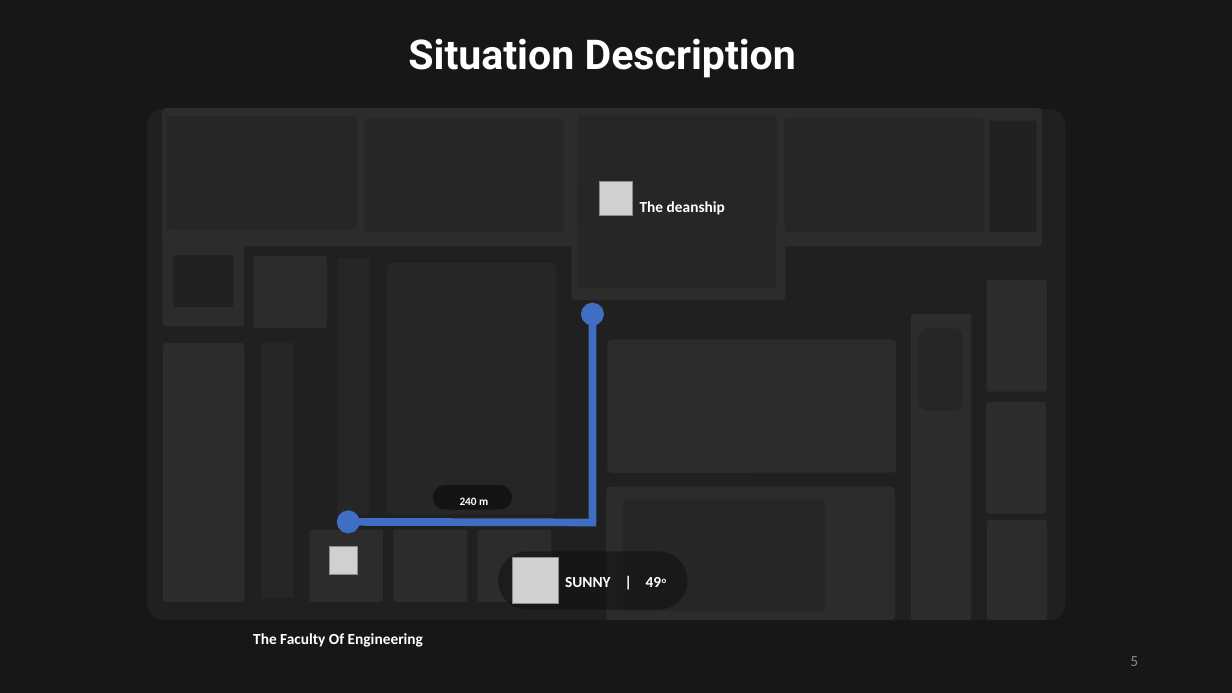
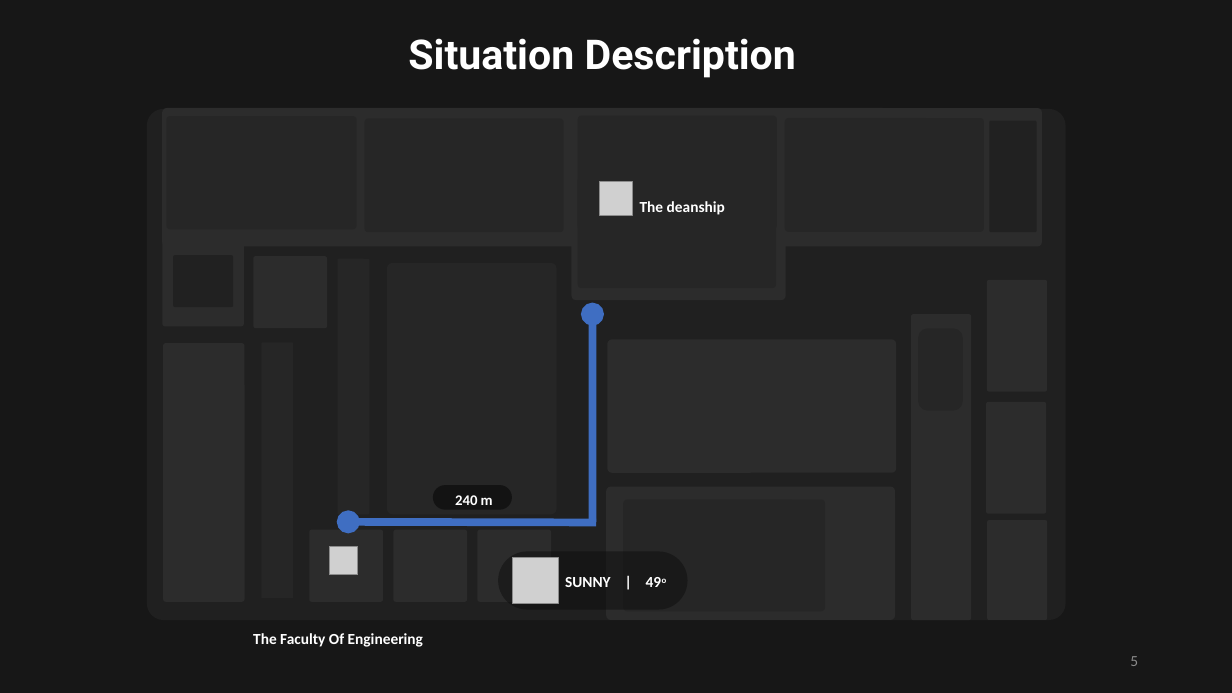
Before and after one commit to Mhd-Ghd/on-campus-delivery-robot, a slide deck: slide 5 of reports/report-2/Press#2.pptm. Drawn at 1232x693 pixels with LibreOffice and Linux fonts; fonts in the diff are those of the drawing; grey boxes stand for pictures. Boxes give left, top, right and bottom in pixels: in the first picture for what was removed or moved away, otherwise in the second. Text is boxed around its words. In the diff, an @@ line names an element or a change of style, - is before the commit and + after.

```diff
--- a/reports/report-2/Press#2.pptm
+++ b/reports/report-2/Press#2.pptm
@@ text "240 m" at <box>455,495,493,505</box>: size 8.8 to 11.5 pt @@
```
Also in this commit, not shown: 2 other slides changed, 2 slides added, 1 slide removed.
